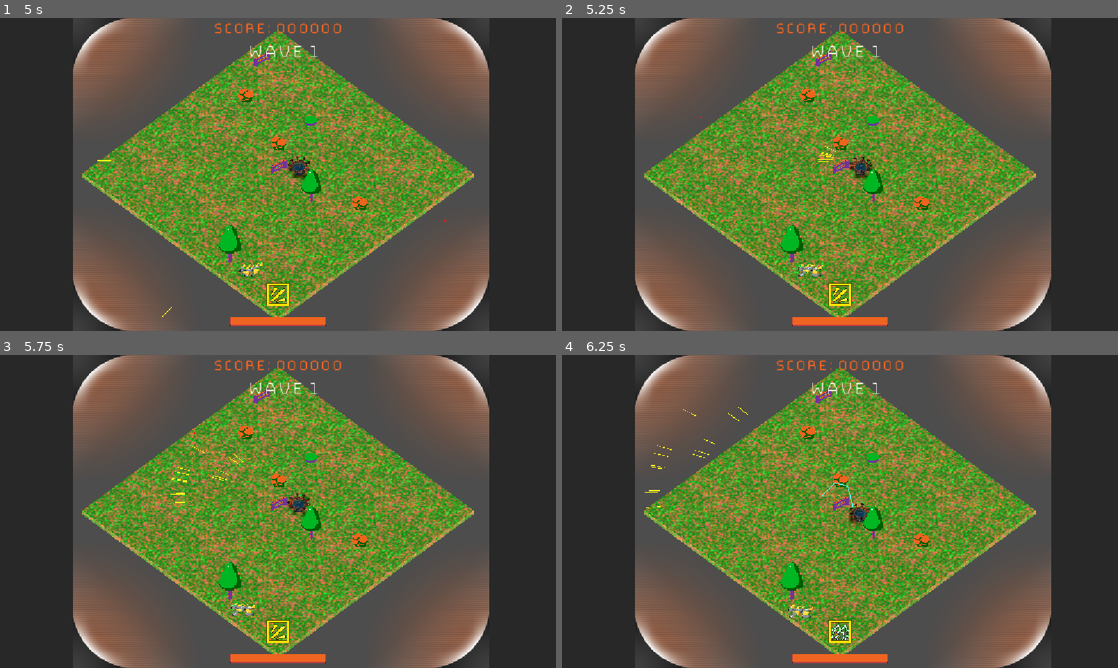
Above: before the commit, frames 1-4 (two rows, left to right).
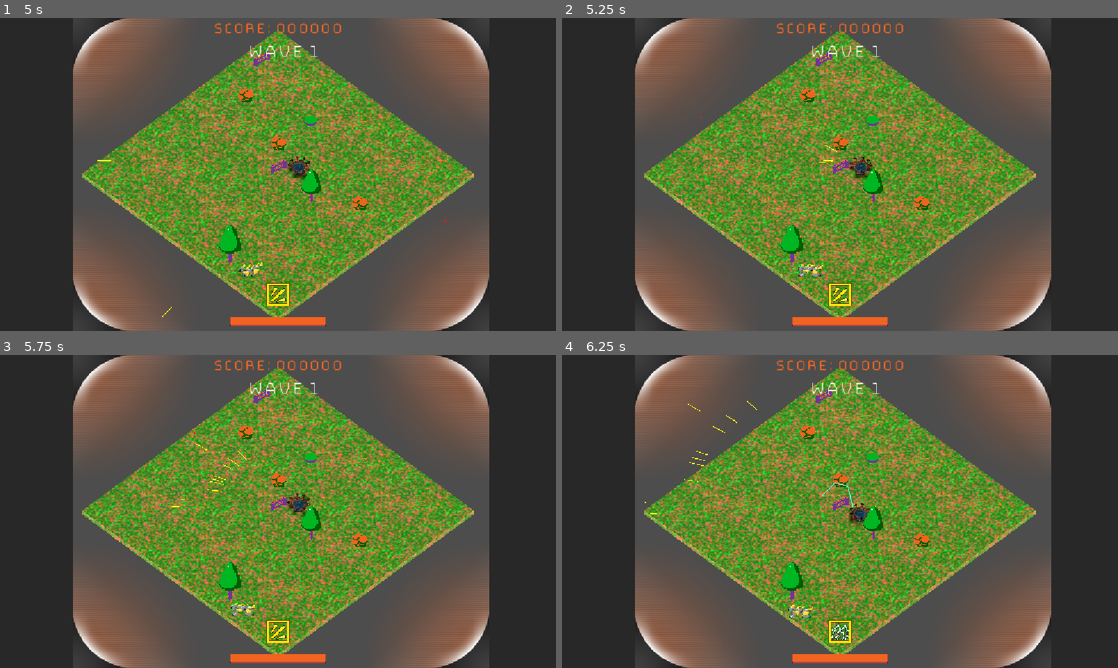
Above: after the commit, the same moments.

Repository: Gamkedo/terminus-2k28
Game: Godot game, scene res://level_menu.tscn
The game is run twice, just before and just after one commit, with the same random seed, the same clock (stepped at 60 frames per second) and the same inputs.
Inputs (mouse positions are in pixels of both pictures, inside the frame that each line leads up to):
- Up to frame 1 (5 s): click (155, 161) at 0.5 s; tap Enter at 1.25 s; move the mouse to (400, 158) at 1.27 s; press the mouse at (400, 158) at 1.28 s; hold D (walk_right) 1.28-2 s; release the mouse at (400, 158) at 2 s; drag from (166, 190) to (250, 237) at 2.02 s; move the mouse to (333, 105) at 2.77 s; hold D (walk_right) 2.78-3.5 s; hold 0 (weapon0) 2.78-3.5 s; drag from (250, 237) to (111, 127) at 3.52 s; tap Space at 4.25 s; move the mouse to (444, 221) at 4.27 s; hold A (walk_left) from 4.28 s (still down); hold 2 (weapon2) from 4.28 s (still down)
- Up to frame 2 (5.25 s): release A (walk_left) at 5 s; release 2 (weapon2) at 5 s; drag from (673, 127) to (756, 96) at 5.02 s
- Up to frame 3 (5.75 s): no input
- Up to frame 4 (6.25 s): move the mouse to (867, 511) at 5.77 s; hold S (walk_down) from 5.78 s (still down); hold 4 (weapon4) from 5.78 s (still down); click (867, 511) at 5.92 s

Frame 1 is identical in both runs. In frame 2, less than 0.1% of the frame differs, in the area x 46-50%, y 40-47%; in frame 3, 0.1%; in frame 4, 0.1%, in the area x 14-36%, y 14-51%.

Commit message:
Spreadshot tuning, trying to reduce smart droid clumping

Diff:
--- a/Scenes - Objects/enemy_model_demo.tscn
+++ b/Scenes - Objects/enemy_model_demo.tscn
@@ -64,6 +64,8 @@
 
 [node name="EnemyModelDemo" type="Node3D" unique_id=533656628 node_paths=PackedStringArray("nav_movement_handler") groups=["enemy"]]
 script = ExtResource("1_ltojq")
+speed_min = 2.0
+speed_max = 6.5
 nav_movement_handler = NodePath("DefaultEnemyMovementHandler")
 drop = ExtResource("2_hmo62")
 drop_chance = 0.05
@@ -71,8 +73,8 @@
 enemy_type = 7
 
 [node name="BillboardFront" type="AnimatedSprite3D" parent="." unique_id=981741464]
-transform = Transform3D(1, 0, 0, 0, 1, 0, 0, 0, 1, 0, 1.4575043, 0)
-modulate = Color(0.74, 0.05919999, 0.05919999, 1)
+transform = Transform3D(0.9999749, 0.006880383, 0.0016611175, -0.006873701, 0.9999684, -0.0039926097, -0.0016885552, 0.0039810836, 0.99999064, 0, 1.4575043, 0)
+modulate = Color(0.78, 0, 0, 1)
 pixel_size = 0.15
 billboard = 1
 texture_filter = 0
@@ -82,6 +84,7 @@
 [node name="BillboardBack" type="AnimatedSprite3D" parent="." unique_id=939738332]
 transform = Transform3D(1, 0, 0, 0, 1, 0, 0, 0, 1, 0, 1.4575043, 0)
 visible = false
+modulate = Color(0.32, 0, 0, 1)
 pixel_size = 0.15
 billboard = 1
 texture_filter = 0
@@ -114,7 +117,7 @@
 
 [node name="PerceptionComponent" parent="." unique_id=1716502930 node_paths=PackedStringArray("eyes") instance=ExtResource("6_olwmm")]
 scanning_mask = 4
-max_distance = 50.0
+max_distance = 80.0
 eyes = NodePath("../Eyes")
 
 [node name="NavigationComponent" parent="." unique_id=1265696176 node_paths=PackedStringArray("movement_handler") instance=ExtResource("7_jw3qv")]
@@ -131,6 +134,7 @@
 [node name="Behaviors" type="Node" parent="." unique_id=1534145447]
 
 [node name="SeekTarget" parent="Behaviors" unique_id=1800619295 node_paths=PackedStringArray("enemy", "perception_component", "navigation_component") instance=ExtResource("9_bd8qa")]
+rand_offset_max = 0.5
 enemy = NodePath("../..")
 perception_component = NodePath("../../PerceptionComponent")
 navigation_component = NodePath("../../NavigationComponent")
--- a/Scripts/gameplay/enemies/enemy_model_demo.gd
+++ b/Scripts/gameplay/enemies/enemy_model_demo.gd
@@ -1,6 +1,12 @@
 extends Enemy
 
-@export var speed := 4.0
+@export var speed_min := 4.0
+@export var speed_max := 4.0
+var speed := randf_range(speed_min, speed_max)
+
+@onready var graphic_toward = $BillboardFront
+@onready var graphic_away = $BillboardBack
+
 @export var drift_time := 1.5
 
 var direction := Vector3.ZERO
@@ -39,6 +45,8 @@
 	global_position += direction * speed * delta
 	rotation.y = lerp_angle(rotation.y, atan2(-direction.x, -direction.z), delta * rotation_speed)
 
+	Utils.apply_billboard_flip_graphics(graphic_toward, graphic_away, direction)
+
 	enforce_boundary()
 
 	if attack_timer > 0:
@@ -52,6 +60,7 @@
 	if not nav_movement_handler:
 		var my_flat_position = Vector2(global_position.x, global_position.z)
 		var player_flat_position = Vector2(GameGlobal.player_ref.global_position.x, GameGlobal.player_ref.global_position.z)
+
 		var angle = (player_flat_position - my_flat_position).angle()
 		var dir := Vector2.from_angle(angle)
 		direction = Vector3(dir.x, 0, dir.y)
--- a/Scripts/gameplay/enemies/nav/seek_target.gd
+++ b/Scripts/gameplay/enemies/nav/seek_target.gd
@@ -1,7 +1,15 @@
 class_name SeekTarget extends Node
 
-@export
-var reaction_time:float = 0.5
+@export var reaction_time_min:float = 0.1
+@export var reaction_time_max:float = 1.5
+var reaction_time := randf_range(reaction_time_min, reaction_time_max)
+
+# as a percentage (0.0-1.0) what % distance to player to target in rand dir
+# helps reduce clustering so they're harder to circle strafe or herd
+@export var rand_offset_min:float = 0.05
+@export var rand_offset_max:float = 0.6
+var rand_offset := randf_range(rand_offset_min, rand_offset_max)
+
 
 @export
 var target_nav_dist_threshold:float = 1.0
@@ -56,7 +64,15 @@
 
 func _on_timer_timeout() -> void:
 	_target_is_visible = true
-	var target_pos:Vector3 = _target.global_position
+
+	var dist = _target.global_position.distance_to(enemy.global_position)
+	var rand_angle = randf_range(0, TAU)
+	var rand_offset = randf_range(1, rand_offset*dist)
+	var rand_dest = Vector2.from_angle(rand_angle) * rand_offset
+	var target_pos:Vector3 = _target.global_position + Vector3(rand_dest.x, 0, rand_dest.y)
+
+	# var target_pos:Vector3 = _target.global_position
+
 	if target_pos.distance_squared_to(enemy.global_position) < target_nav_dist_threshold * target_nav_dist_threshold:
 		return
 
--- a/Scripts/gameplay/projectiles/lightning_bolt.gd
+++ b/Scripts/gameplay/projectiles/lightning_bolt.gd
@@ -120,7 +120,7 @@
 			arc_points[-randi_range(1, min(arc_points.size(), 4))] = victim.global_position
 		else:
 			Utils.damage_enemy(victim, damage_component.amount)
-			victim.stun_time = 5.0 # currently only affects smart droids
+			victim.stun_time = 10.0 # currently only affects smart droids
 
 	# move lightning bolt around
 	arc_points[0] = bolt_start_position()
--- a/Scripts/gameplay/weapons/shotgun.gd
+++ b/Scripts/gameplay/weapons/shotgun.gd
@@ -1,9 +1,9 @@
 extends Weapon
 class_name Shotgun
 
-@export var min_projectiles := 4
-@export var max_projectiles := 10
-@export_range(0.0, PI) var spread := 0.4
+@export var min_projectiles := 3
+@export var max_projectiles := 7
+@export_range(0.0, PI) var spread := 0.45
 
 func fire(pos, rot) -> void:
 	reload_time = fire_rate
